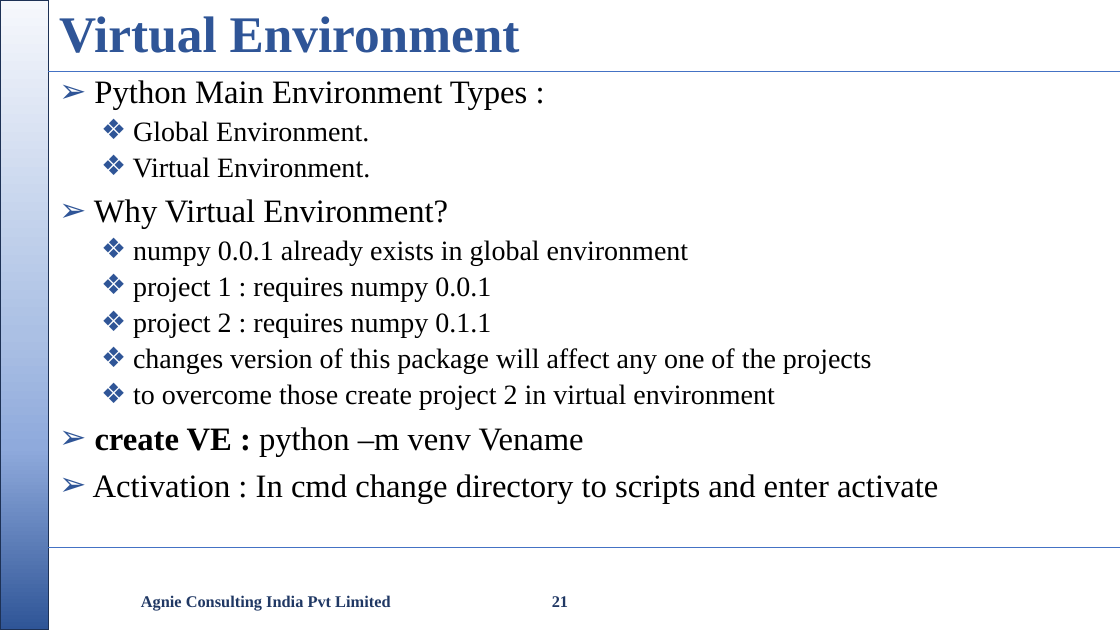
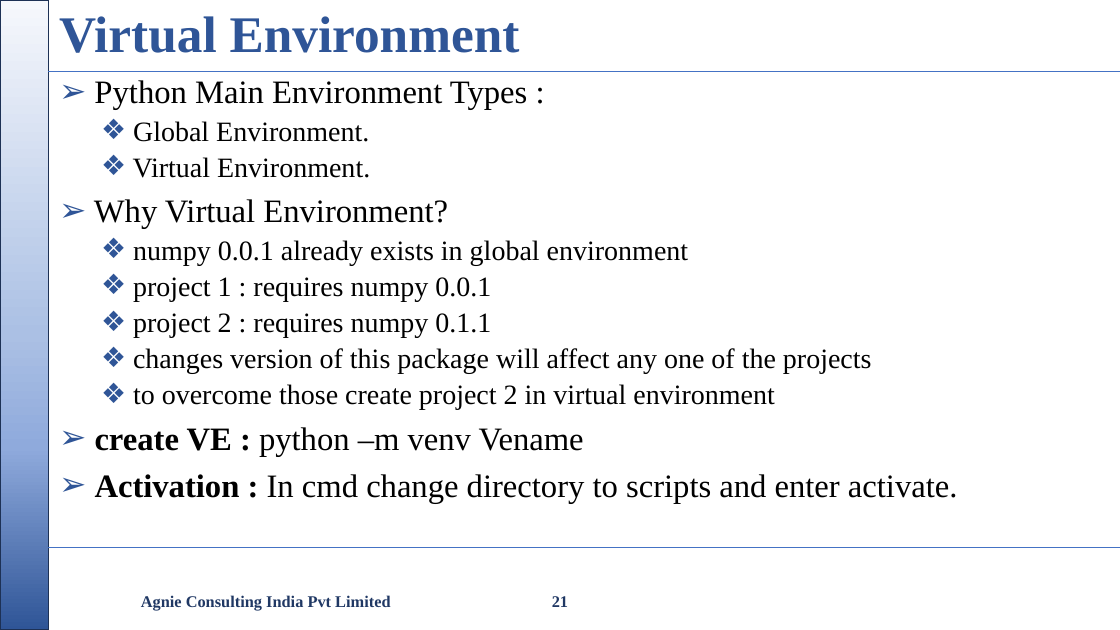
Before and after one commit to nikishdaniel1-del/Python-Cls, a slide deck: slide 21 of python class/Python Class.pptx. Drawn at 1120x630 pixels with LibreOffice and Linux fonts; fonts in the diff are those of the drawing; background and template pictures are left out. Boxes give left, top, right and bottom in pixels: in the first picture for what was removed or moved away, otherwise in the second. Text is boxed around its words. In the diff, an @@ line names an element or a change of style, - is before the commit and + after.

```diff
--- a/python class/Python Class.pptx
+++ b/python class/Python Class.pptx
@@ text at <box>95,474,958,503</box>: text changed @@
-➢ Activation : In cmd change directory to scripts and enter activate
+➢ Activation : In cmd change directory to scripts and enter activate.
```
Also in this commit, not shown: 1 other slide changed, 2 other files.
